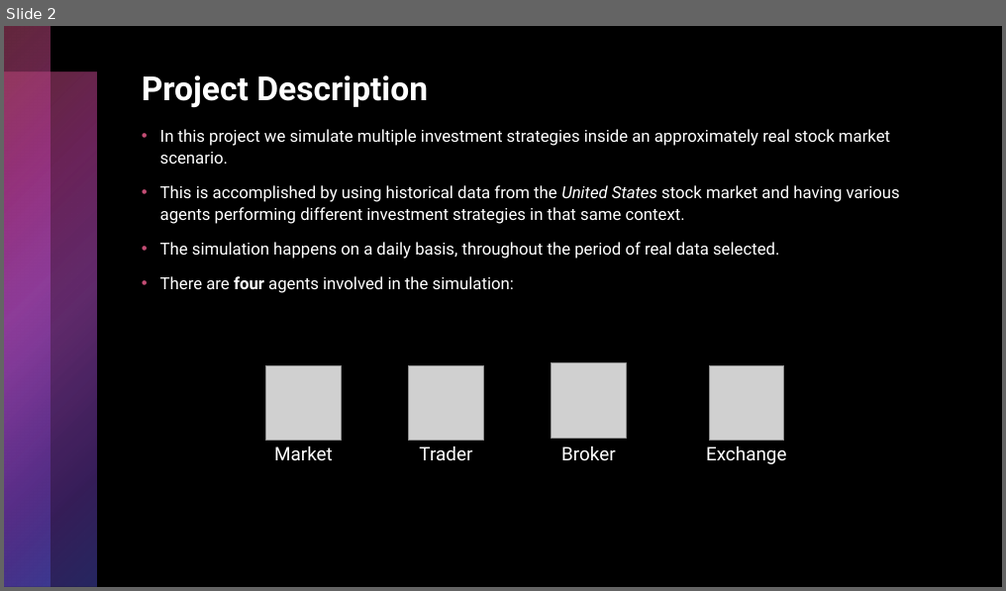
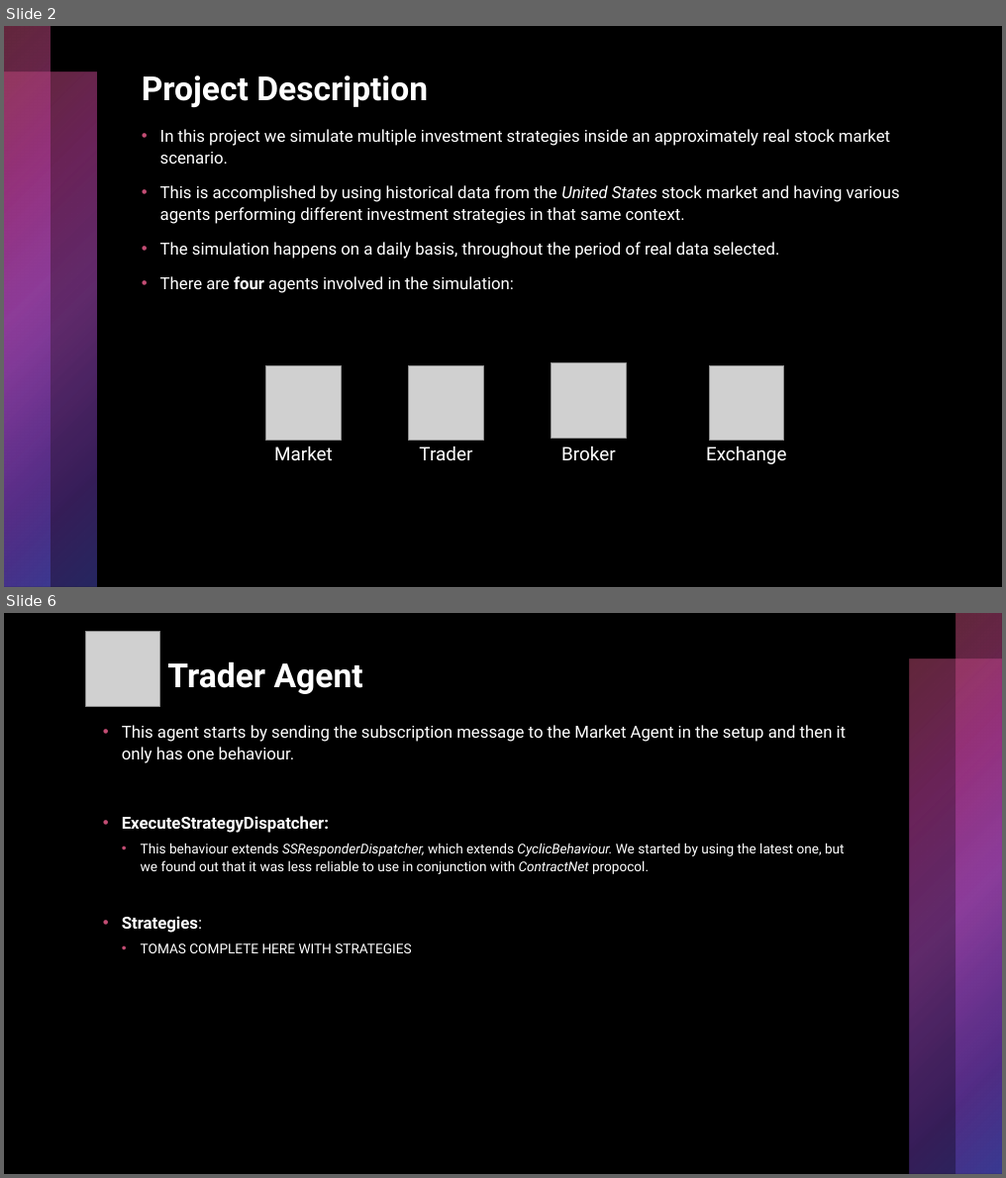
Before and after one commit to sergiodagama/FEUP-ASMA_Investment_Strategies_Simulation_Multi_Agent_System, a slide deck: docs/presentation.pptx. Shown one above the other, each under a label of ours: slide 2 before the commit, slides 2 and 6 after it; the slides between them are not shown. The pictures are 1006x591 and 1006x1178 pixels, drawn with LibreOffice and Linux fonts; fonts in the diff are those of the drawing; grey boxes stand for pictures. Boxes give left, top, right and bottom in pixels: in the first picture for what was removed or moved away, otherwise in the second. Text is boxed around its words. In the diff, an @@ line names an element or a change of style, - is before the commit and + after.

```diff
--- a/docs/presentation.pptx
+++ b/docs/presentation.pptx
@@ slide 6 added at bbox=[4, 613, 1002, 1174], background #000000; not listed: 2 template elements that a slide beside it also shows @@
@@ rectangle added at bbox=[4, 613, 1002, 1174], fill #000000 @@
@@ picture added at bbox=[85, 631, 160, 706] @@
@@ rectangle added at bbox=[956, 613, 1002, 1174], fill gradient #C34D74 to #B13B93 to #B04DC3 to #6D3BB1 to #4D4DC3 @@
@@ title added at bbox=[167, 662, 363, 694], 32 pt, text #FFFFFF, bold @@
+Trader Agent
@@ rectangle added at bbox=[909, 660, 1002, 1174], fill gradient #C34D74 to #B13B93 to #B04DC3 to #6D3BB1 to #4D4DC3 @@
@@ text added at bbox=[122, 725, 846, 954], 13 pt, text #FFFFFF @@
+• This agent starts by sending the subscription message to the Market Agent in the setup and then it only has one behaviour.
+• ExecuteStrategyDispatcher:
+  • This behaviour extends SSResponderDispatcher, which extends CyclicBehaviour. We started by using the latest one, but we found out that it was less reliable to use in conjunction with ContractNet propocol.
+• Strategies:
+  • TOMAS COMPLETE HERE WITH STRATEGIES
```
Also in this commit, not shown: 2 slides changed, 6 other slides added.
